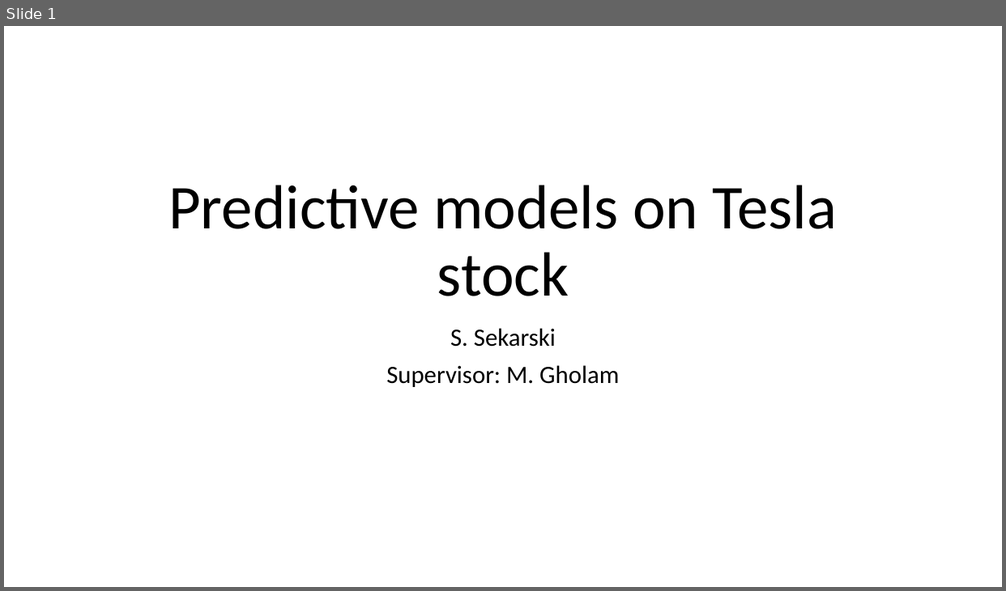
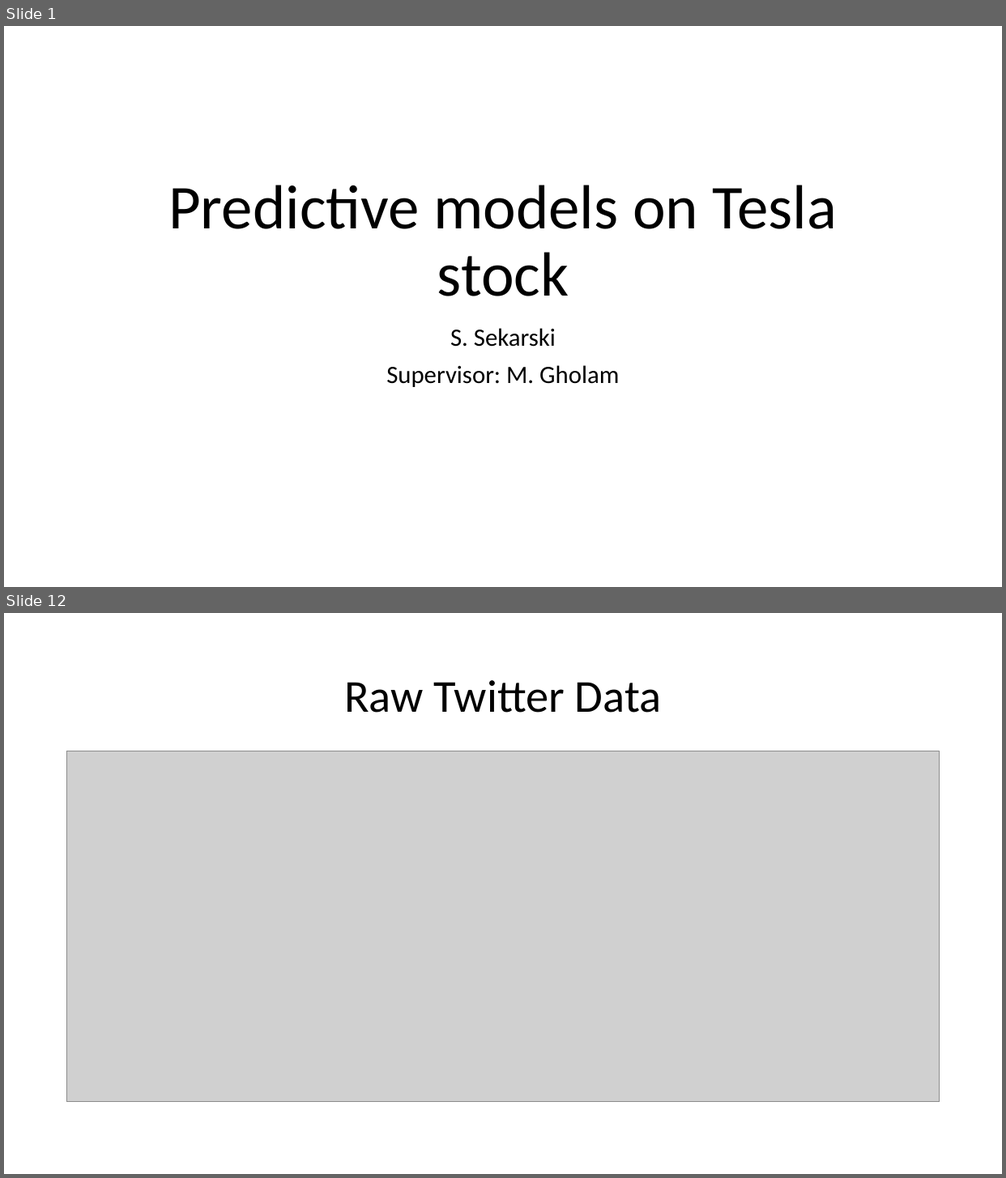
Before and after one commit to Sekarski/MasterThesis, a slide deck: presentation/PDM_presentation_v0.0.1.pptx. Shown one above the other, each under a label of ours: slide 1 before the commit, slides 1 and 12 after it; the slides between them are not shown. The pictures are 1006x591 and 1006x1178 pixels, drawn with LibreOffice and Linux fonts; fonts in the diff are those of the drawing; grey boxes stand for pictures; background and template pictures are left out. Boxes give left, top, right and bottom in pixels: in the first picture for what was removed or moved away, otherwise in the second. Text is boxed around its words. In the diff, an @@ line names an element or a change of style, - is before the commit and + after.

```diff
--- a/presentation/PDM_presentation_v0.0.1.pptx
+++ b/presentation/PDM_presentation_v0.0.1.pptx
@@ slide 12 added at box(4, 613, 1002, 1174), background #FFFFFF @@
@@ title added at box(344, 680, 662, 713), 44 pt, text #000000 @@
+Raw Twitter Data
@@ picture added at box(66, 752, 939, 1102) @@
```
Also in this commit, not shown: 31 other slides added, 33 other files.
